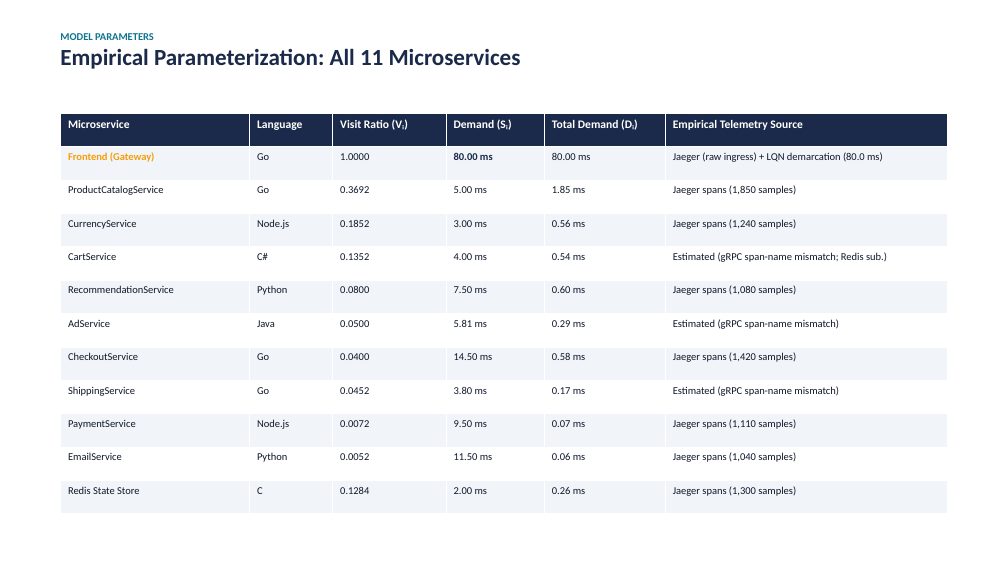
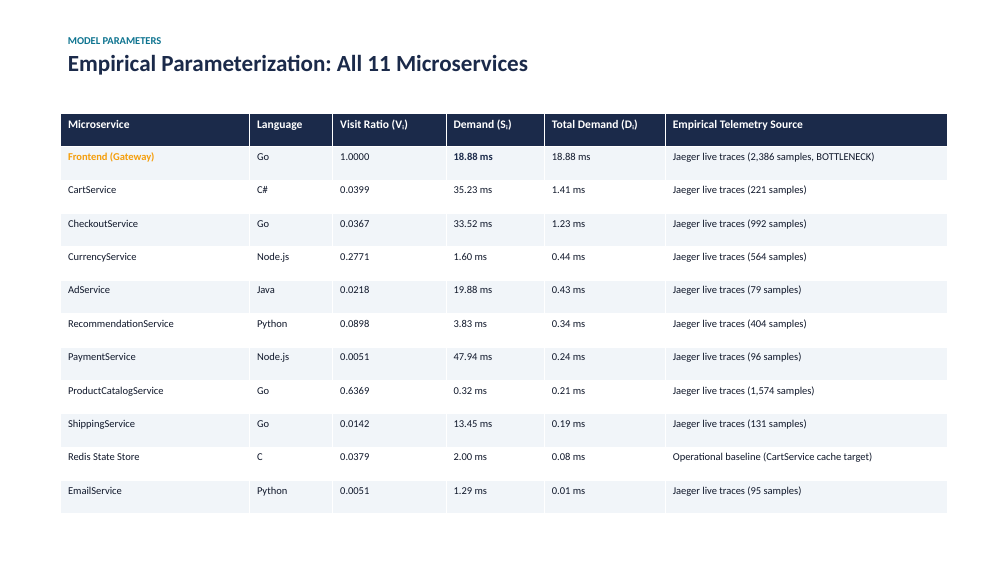
Before and after one commit to Silvio777-hub/Analytical-QN-LQN-Model-of-a-Microservice-Application, a slide deck: slide 5 of SPE_2025-26_Final_Presentation_Janneh_Silvio.pptx. Drawn at 1008x567 pixels with LibreOffice and Linux fonts; fonts in the diff are those of the drawing. Boxes give left, top, right and bottom in pixels: in the first picture for what was removed or moved away, otherwise in the second. Text is boxed around its words. In the diff, an @@ line names an element or a change of style, - is before the commit and + after.

```diff
--- a/SPE_2025-26_Final_Presentation_Janneh_Silvio.pptx
+++ b/SPE_2025-26_Final_Presentation_Janneh_Silvio.pptx
@@ text at (68, 54, 528, 75): more space between paragraphs @@
@@ table at (60, 113, 948, 514) @@
-row 2: Frontend (Gateway) | Go | 1.0000 | 80.00 ms | 80.00 ms | Jaeger (raw ingress) + LQN demarcation (80.0 ms)
+row 2: Frontend (Gateway) | Go | 1.0000 | 18.88 ms | 18.88 ms | Jaeger live traces (2,386 samples, BOTTLENECK)
-row 3: ProductCatalogService | Go | 0.3692 | 5.00 ms | 1.85 ms | Jaeger spans (1,850 samples)
+row 3: CartService | C# | 0.0399 | 35.23 ms | 1.41 ms | Jaeger live traces (221 samples)
-row 4: CurrencyService | Node.js | 0.1852 | 3.00 ms | 0.56 ms | Jaeger spans (1,240 samples)
+row 4: CheckoutService | Go | 0.0367 | 33.52 ms | 1.23 ms | Jaeger live traces (992 samples)
-row 5: CartService | C# | 0.1352 | 4.00 ms | 0.54 ms | Estimated (gRPC span-name mismatch; Redis sub.)
+row 5: CurrencyService | Node.js | 0.2771 | 1.60 ms | 0.44 ms | Jaeger live traces (564 samples)
-row 6: RecommendationService | Python | 0.0800 | 7.50 ms | 0.60 ms | Jaeger spans (1,080 samples)
+row 6: AdService | Java | 0.0218 | 19.88 ms | 0.43 ms | Jaeger live traces (79 samples)
-row 7: AdService | Java | 0.0500 | 5.81 ms | 0.29 ms | Estimated (gRPC span-name mismatch)
+row 7: RecommendationService | Python | 0.0898 | 3.83 ms | 0.34 ms | Jaeger live traces (404 samples)
-row 8: CheckoutService | Go | 0.0400 | 14.50 ms | 0.58 ms | Jaeger spans (1,420 samples)
+row 8: PaymentService | Node.js | 0.0051 | 47.94 ms | 0.24 ms | Jaeger live traces (96 samples)
-row 9: ShippingService | Go | 0.0452 | 3.80 ms | 0.17 ms | Estimated (gRPC span-name mismatch)
+row 9: ProductCatalogService | Go | 0.6369 | 0.32 ms | 0.21 ms | Jaeger live traces (1,574 samples)
-row 10: PaymentService | Node.js | 0.0072 | 9.50 ms | 0.07 ms | Jaeger spans (1,110 samples)
+row 10: ShippingService | Go | 0.0142 | 13.45 ms | 0.19 ms | Jaeger live traces (131 samples)
-row 11: EmailService | Python | 0.0052 | 11.50 ms | 0.06 ms | Jaeger spans (1,040 samples)
+row 11: Redis State Store | C | 0.0379 | 2.00 ms | 0.08 ms | Operational baseline (CartService cache target)
-row 12: Redis State Store | C | 0.1284 | 2.00 ms | 0.26 ms | Jaeger spans (1,300 samples)
+row 12: EmailService | Python | 0.0051 | 1.29 ms | 0.01 ms | Jaeger live traces (95 samples)
```
Also in this commit, not shown: 12 other slides changed, 1 other file.
